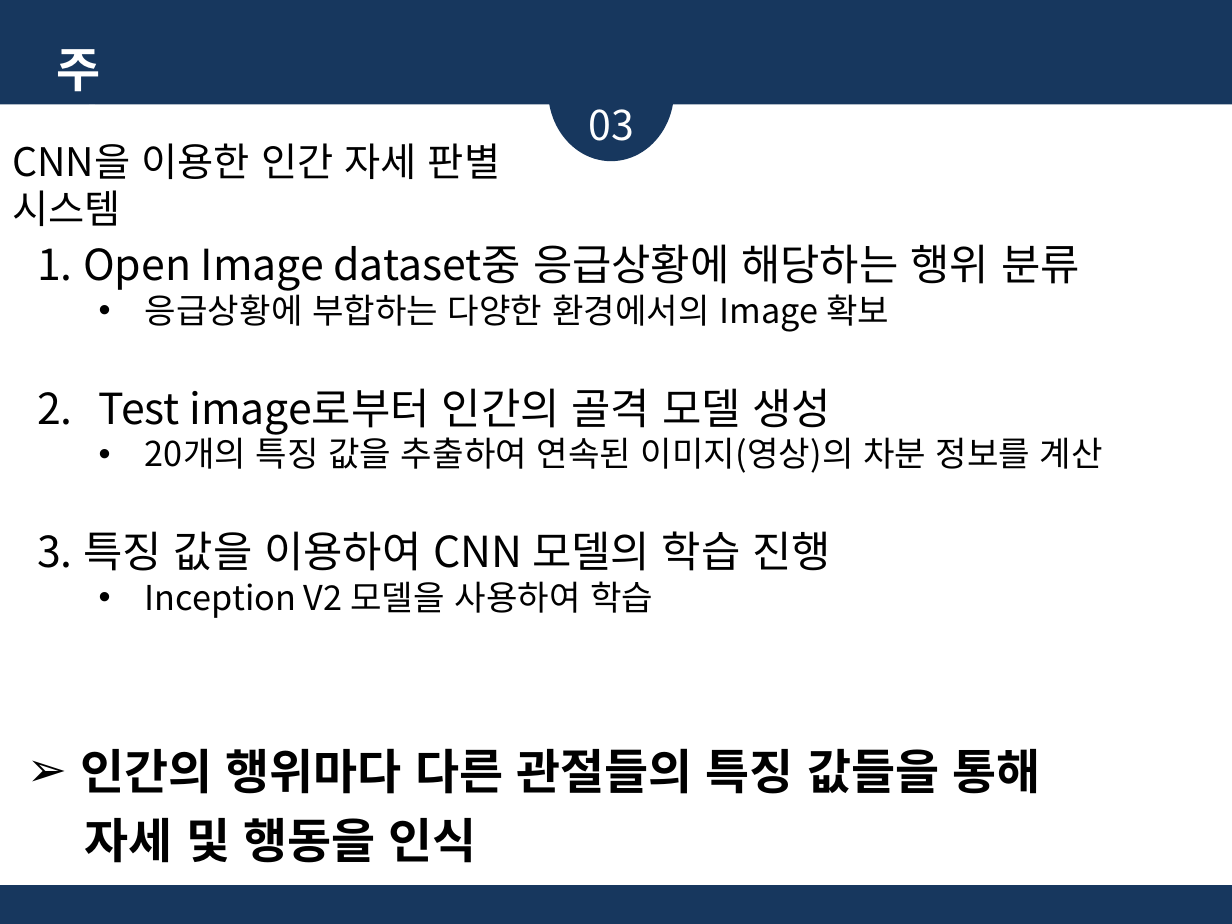
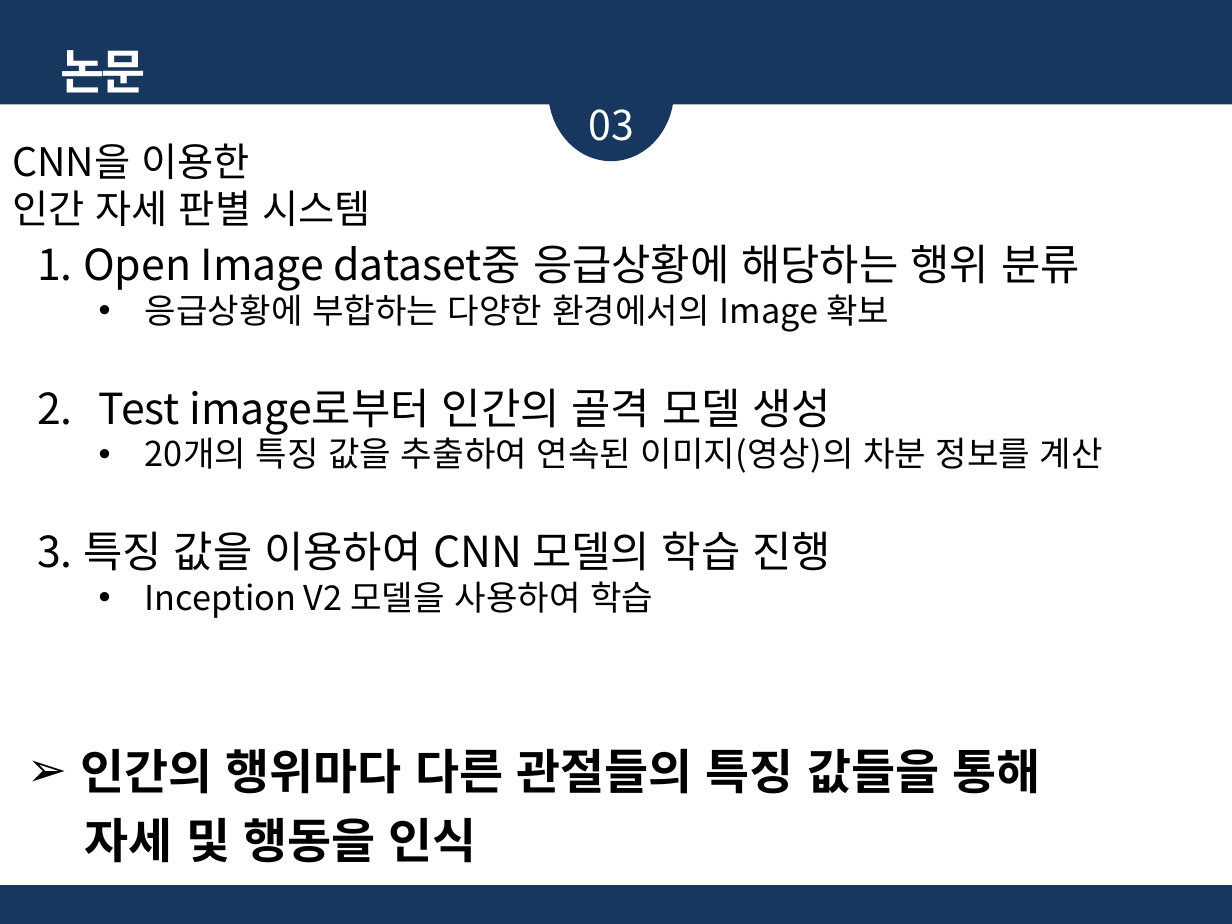
Before and after one commit to glad1470/2019_research, a slide deck: slide 10 of Doc/주제 선정 및 시장 조사_19.03.19/졸업논문 주제_임광효_김준영_2.pptx. Drawn at 1232x924 pixels with LibreOffice and Linux fonts; fonts in the diff are those of the drawing. Boxes give left, top, right and bottom in pixels: in the first picture for what was removed or moved away, otherwise in the second. Text is boxed around its words. In the diff, an @@ line names an element or a change of style, - is before the commit and + after.

```diff
--- a/Doc/주제 선정 및 시장 조사_19.03.19/졸업논문 주제_임광효_김준영_2.pptx
+++ b/Doc/주제 선정 및 시장 조사_19.03.19/졸업논문 주제_임광효_김준영_2.pptx
@@ text at <box>59,50,146,159</box>: text changed @@
-주제
+논문 주제
@@ text at <box>12,143,371,226</box>: text changed @@
-CNN을 이용한 인간 자세 판별 시스템
+CNN을 이용한
+인간 자세 판별 시스템
```
Also in this commit, not shown: 7 other slides changed, 1 other file.
